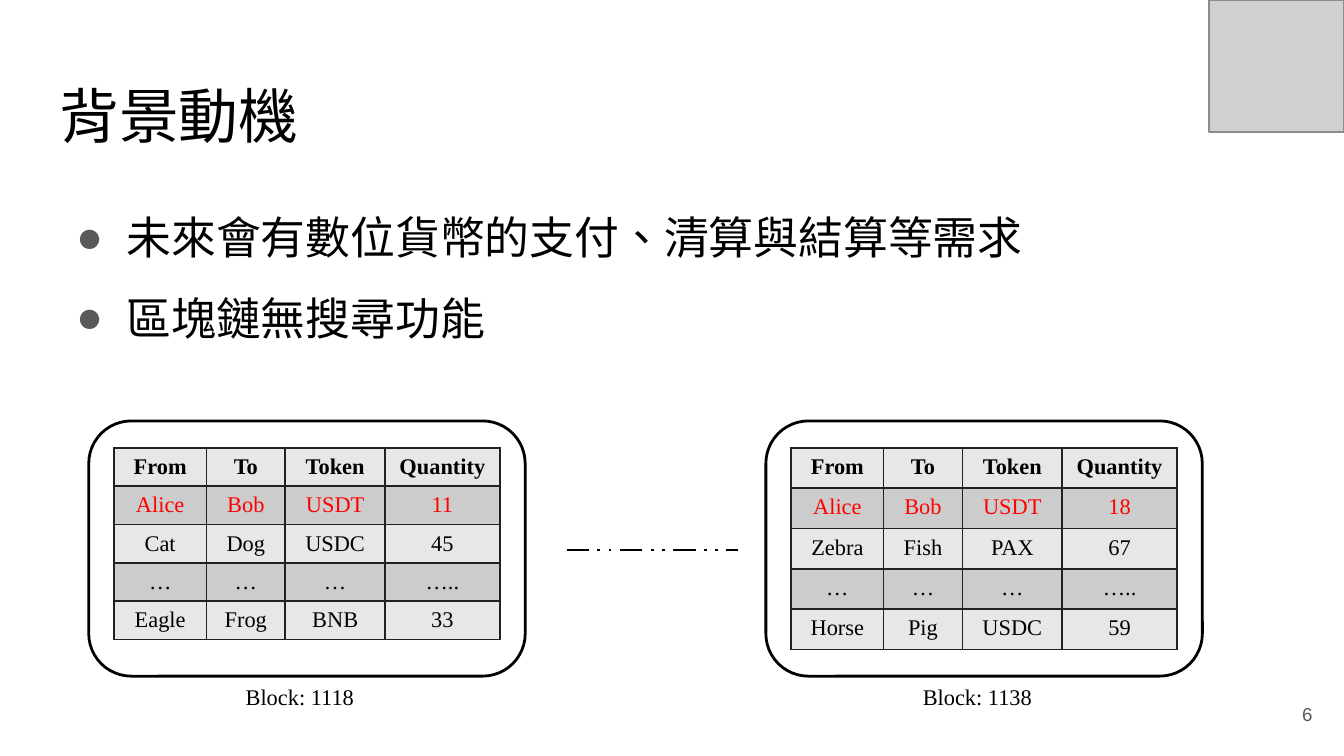
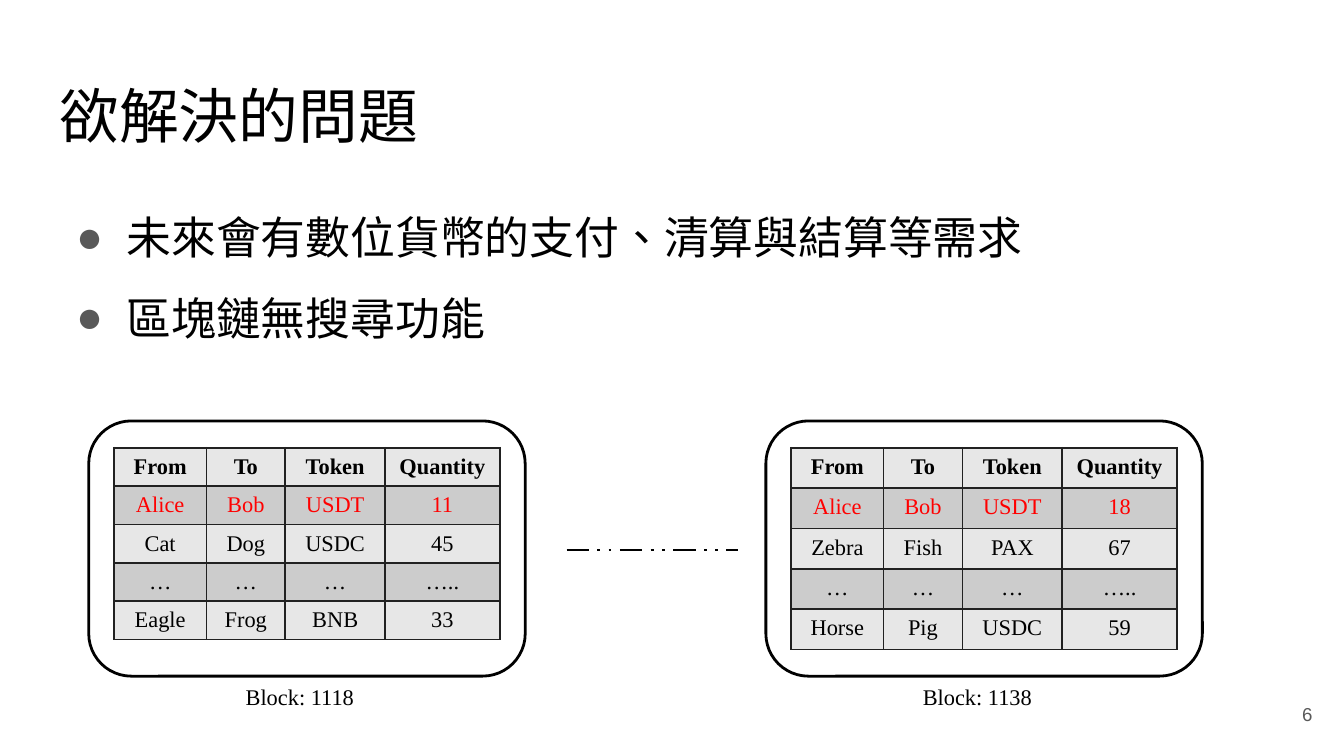
Before and after one commit to RyuChu/A-Decentralized-Digital-Currency-Tracing-Service, a slide deck: slide 6 of Documents/論文簡報_V3.pptx. Drawn at 1344x756 pixels with LibreOffice and Linux fonts; fonts in the diff are those of the drawing; grey boxes stand for pictures. Boxes give left, top, right and bottom in pixels: in the first picture for what was removed or moved away, otherwise in the second. Text is boxed around its words. In the diff, an @@ line names an element or a change of style, - is before the commit and + after.

```diff
--- a/Documents/論文簡報_V3.pptx
+++ b/Documents/論文簡報_V3.pptx
@@ picture removed at <box>1210,0,1344,132</box> @@
@@ title at <box>59,87,417,143</box>: text changed @@
-背景動機
+欲解決的問題
```
Also in this commit, not shown: 18 other slides changed.
